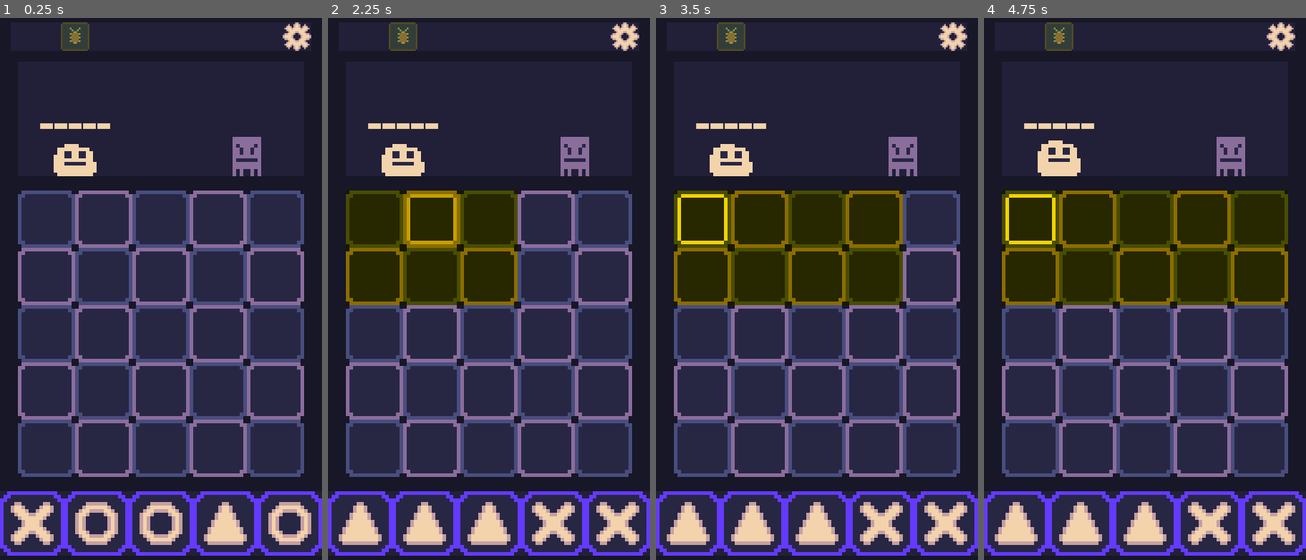
Above: before the commit, frames 1-4 (left to right).
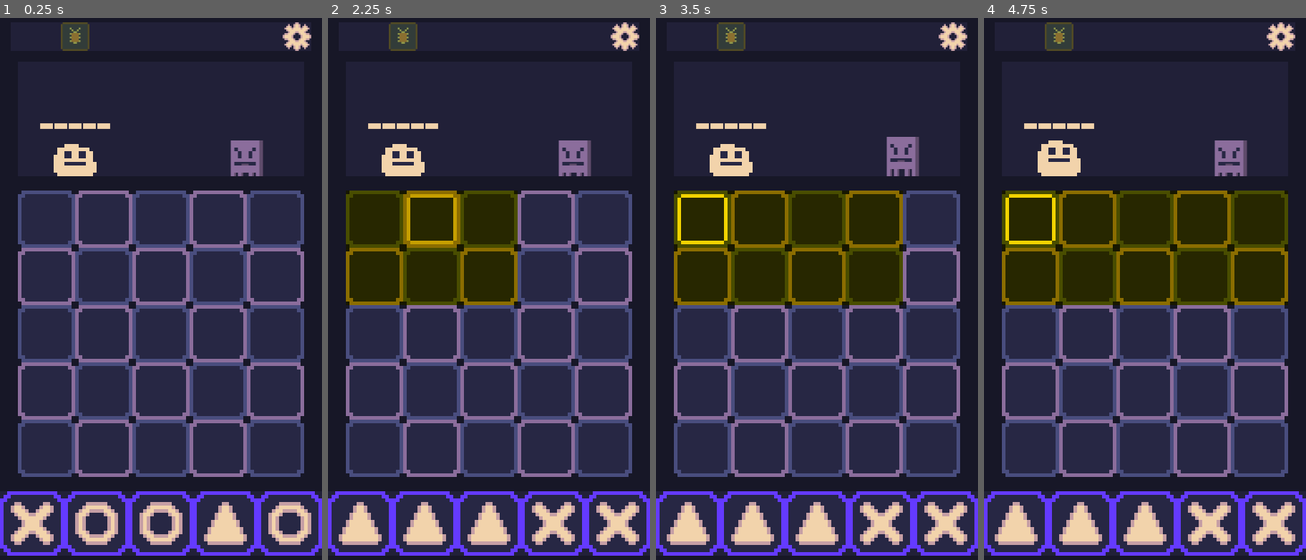
Above: after the commit, the same moments.

Repository: CasualShrub/TacTic
Game: Godot game, scene res://Scenes/Game Scenes/GameScene.tscn
Same seed, same stepped clock (60 frames per second), same inputs: the game is played once before the commit and once after it.
Inputs (mouse positions are in pixels of both pictures, inside the frame that each line leads up to):
- Up to frame 1 (0.25 s): no input
- Up to frame 2 (2.25 s): drag from (489, 23) to (489, 332) at 0.52 s; drag from (373, 218) to (489, 23) at 1.27 s; move the mouse to (431, 218) at 2.02 s; hold R (randomize) from 2.03 s (still down); click (431, 218) at 2.17 s
- Up to frame 3 (3.5 s): release R (randomize) at 2.75 s; drag from (817, 218) to (701, 218) at 2.77 s
- Up to frame 4 (4.75 s): drag from (1202, 218) to (1029, 218) at 3.52 s; drag from (1260, 218) to (1029, 218) at 4.27 s

The runs differ from the first frame. In frame 1, 0.4% of the frame differs, in the area x 71-82%, y 21-30%; in frame 2, 0.4%; in frame 3, 0.3%; in frame 4, 0.4%.

Commit message:
Added idle animation to default enemy

Diff:
--- a/TacTic/Scenes/Enemy.tscn
+++ b/TacTic/Scenes/Enemy.tscn
@@ -1,12 +1,35 @@
-[gd_scene load_steps=3 format=3 uid="uid://dney5gpbwaqsu"]
+[gd_scene load_steps=6 format=3 uid="uid://dney5gpbwaqsu"]
 
 [ext_resource type="Script" path="res://Scripts/enemy_character.gd" id="1_usujs"]
-[ext_resource type="SpriteFrames" uid="uid://bwwbp3g4jso8" path="res://SpriteFrames/NoChaser.tres" id="2_b1y3i"]
+[ext_resource type="Texture2D" uid="uid://g63wv18r3tm5" path="res://Art/NoChaser2.png" id="2_i2r3s"]
+
+[sub_resource type="AtlasTexture" id="AtlasTexture_na12s"]
+atlas = ExtResource("2_i2r3s")
+region = Rect2(0, 0, 32, 32)
+
+[sub_resource type="AtlasTexture" id="AtlasTexture_xou8f"]
+atlas = ExtResource("2_i2r3s")
+region = Rect2(32, 0, 32, 32)
+
+[sub_resource type="SpriteFrames" id="SpriteFrames_llgbh"]
+animations = [{
+"frames": [{
+"duration": 1.0,
+"texture": SubResource("AtlasTexture_na12s")
+}, {
+"duration": 1.0,
+"texture": SubResource("AtlasTexture_xou8f")
+}],
+"loop": true,
+"name": &"idle",
+"speed": 4.0
+}]
 
 [node name="EnemyCharacter" type="Node2D"]
+scale = Vector2(0.5, 0.5)
 script = ExtResource("1_usujs")
 
 [node name="AnimatedSprite2D" type="AnimatedSprite2D" parent="."]
-sprite_frames = ExtResource("2_b1y3i")
+sprite_frames = SubResource("SpriteFrames_llgbh")
 animation = &"idle"
 autoplay = "idle"
Binary file added: TacTic/Art/NoChaser2.png
Not shown, added: TacTic/Art/NoChaser2.png.import
